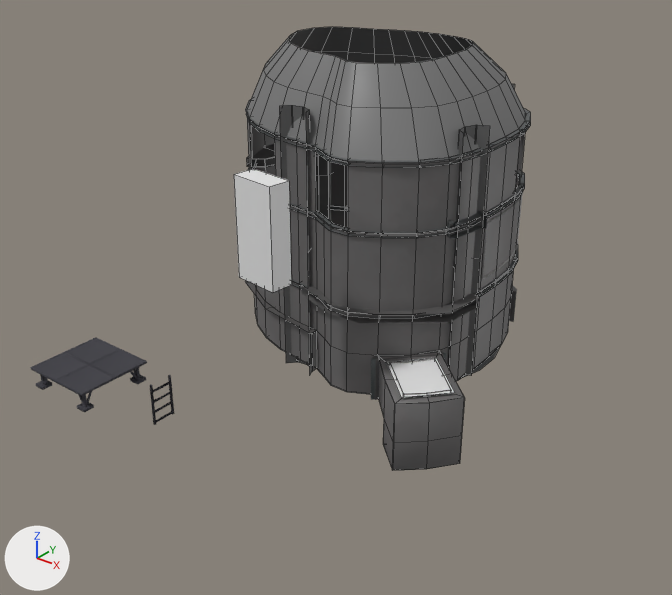
A saved change to the Blender file Assets/Models/enviro/enviro.blend.
Camera for both pictures: a 50 mm lens placed at (22.8, -36.8, 22.2), pointed at (0.2, -8.6, 4.7). The axes (+X, +Y, +Z) are drawn at lower left. The lights are the same throughout. Mesh edges are drawn as thin lines on the coarser meshes.

Before the edit, the objects in view are built like this:
```python
me_cube_008 = bpy.data.meshes.new('Cube.008')
me_cube_008.from_pydata(...)  # a box spanning x -1.02..1.02, y -0.5..0.5, z -2.17..2.17
me_cube_009 = bpy.data.meshes.new('Cube.009')
me_cube_009.from_pydata(...)  # 24 vertices, 17 faces; spans x -3.47..3.47, y -2.73..2.73, z -0.21..0.21
me_cube_009.polygons.foreach_set('use_smooth', [True] * 17)
me_cube_009.materials.append(mat_pod3)  # picture img_enviro1_pod3_albedotransparency_png_001
me_cylinder = bpy.data.meshes.new('Cylinder')
me_cylinder.from_pydata(...)  # 161 vertices, 126 faces; spans x -10.0..6.5, y -10.2..3.8, z -1.4..4.0
me_cylinder.polygons.foreach_set('use_smooth', [True] * 126)
me_cylinder.materials.append(mat_w1)  # picture img_enviro1_w1_albedotransparency_png_001
ob_drabinka = bpy.data.objects.new('drabinka', me_cube_008)
ob_drabinka.location = (-0.62, -12.14, 8.73)
ob_drabinka.rotation_euler = (0.0, 0.0, -0.109)  # degrees (0, 0, -6.2)
ob_podest03 = bpy.data.objects.new('podest03', me_cube_009)
ob_podest03.location = (1.04, -5.76, 3.99)
_m = ob_podest03.modifiers.new('Bevel', 'BEVEL')
_m.width = 0.02
_m.width_pct = 0.02
_m.segments = 2
ob_wall01 = bpy.data.objects.new('wall01', me_cylinder)
ob_wall01.location = (0.0, 0.0, 0.0)
_m = ob_wall01.modifiers.new('Bevel', 'BEVEL')
_m.width = 0.01
_m.width_pct = 0.01
# also in view: 'columns' at (-2.7, -1.9, 5.9); 'tutorial light' at (4.2, -8.0, 2.0); 'breaker01' at (-3.0, -2.2, 7.4); 'wall02' at (-3.0, -2.2, 5.9); 'wall03' at (-3.0, -2.2, 9.2)
```
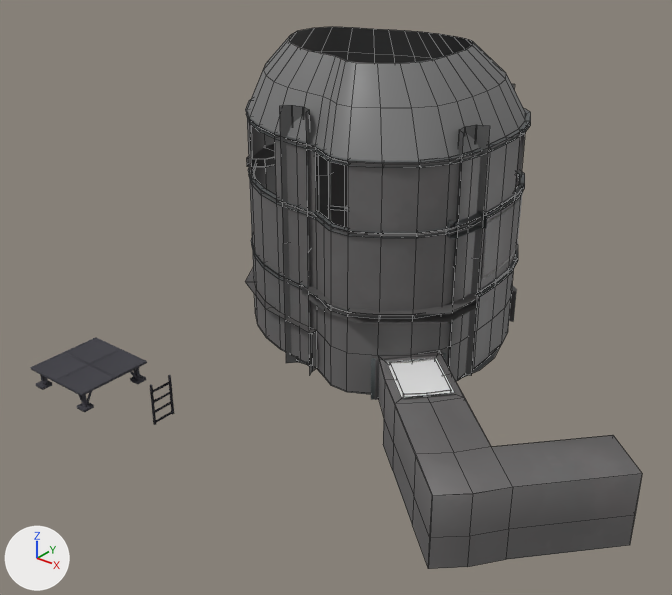
Where the change shows, as pixel boxes (x1, y1, x2, y2) in the pictures (672 x 595 px):
```json
{"object": "wall01", "change": "reshaped", "before": [254, 210, 514, 470], "after": [253, 210, 642, 569], "on screen": "49% wider, 38% taller"}
{"object": "drabinka", "change": "deleted", "before": [234, 169, 292, 292]}
{"part": 1, "of": "me_cylinder", "change": "built on", "before": [393, 398, 464, 470], "after": [393, 398, 642, 569]}
{"part": 2, "of": "me_cylinder", "change": "surface changed", "before": [256, 226, 465, 470], "after": [256, 226, 465, 470], "on screen": "black to grey"}
```

Edits to the scene script, one JSON object a line:
```json
{"block": "me_cylinder", "where": "# used by ob_wall01; location = (0.0, 0.0, 0.0)"}
{"op": "remove", "block": "me_cylinder", "code": "me_cylinder.from_pydata(...)  # 161 vertices, 126 faces; spans x -10.0..6.5, y -10.2..3.8, z -1.4..4.0"}
{"op": "add", "block": "me_cylinder", "code": "me_cylinder.from_pydata(...)  # 179 vertices, 137 faces; spans x -10.0..14.2, y -14.3..3.8, z -1.4..4.0"}
{"block": "me_cylinder", "change": "me_cylinder part 1"}
{"block": "me_cylinder", "change": "4 vertices are removed from x 4.2..5.6, y -9.3..-8.0, z -1.4..0.0"}
{"block": "me_cylinder", "change": "10 faces are deleted"}
{"block": "me_cylinder", "change": "22 vertices are added at x 7.2..14.2, y -14.3..-6.8, z -1.4..1.9"}
{"block": "me_cylinder", "change": "21 new faces join them"}
{"block": "me_cylinder", "change": "me_cylinder part 2: 116 kept faces spanning x -10.0..6.5, y -10.2..3.8, z -1.4..4.0 get new texture (UV) coordinates"}
{"op": "remove", "block": "ob_drabinka", "code": ["ob_drabinka = bpy.data.objects.new('drabinka', me_cube_008)", "ob_drabinka.location = (-0.62, -12.14, 8.73)", "ob_drabinka.rotation_euler = (0.0, 0.0, -0.109)  # degrees (0, 0, -6.2)"]}
```
